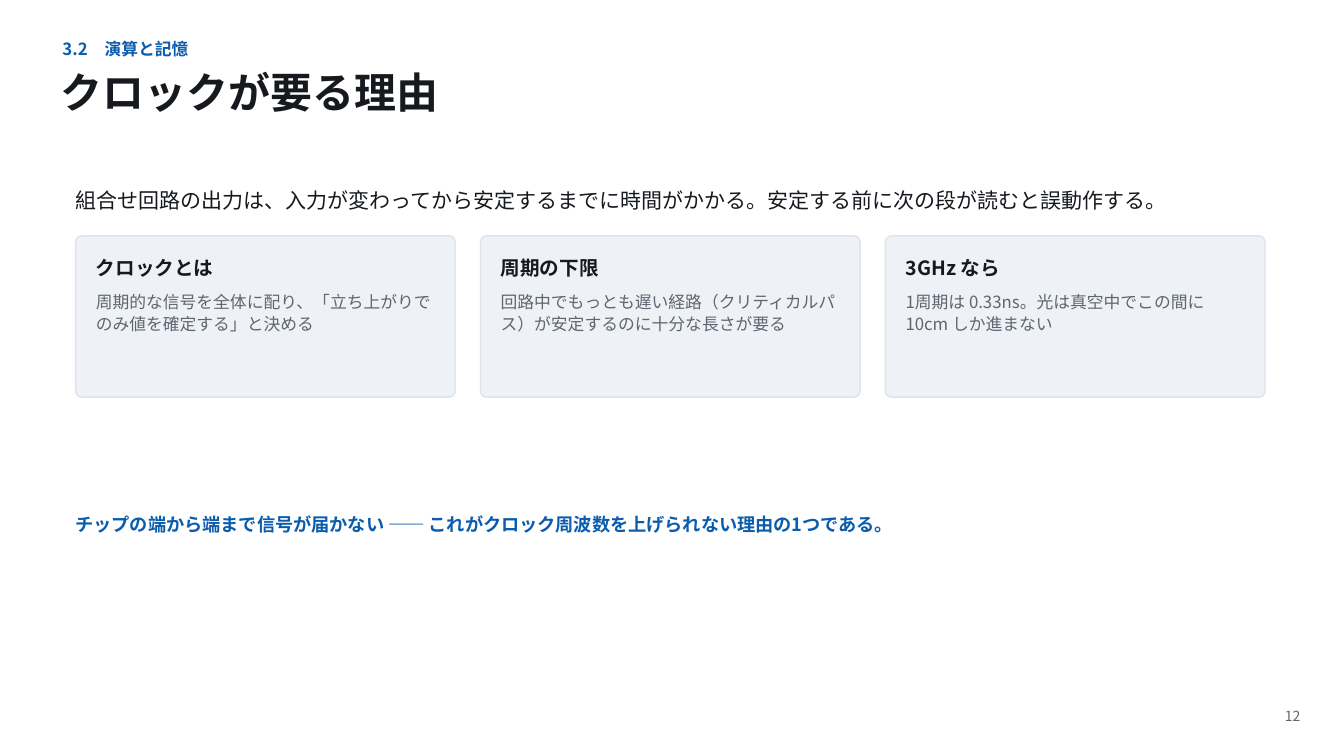
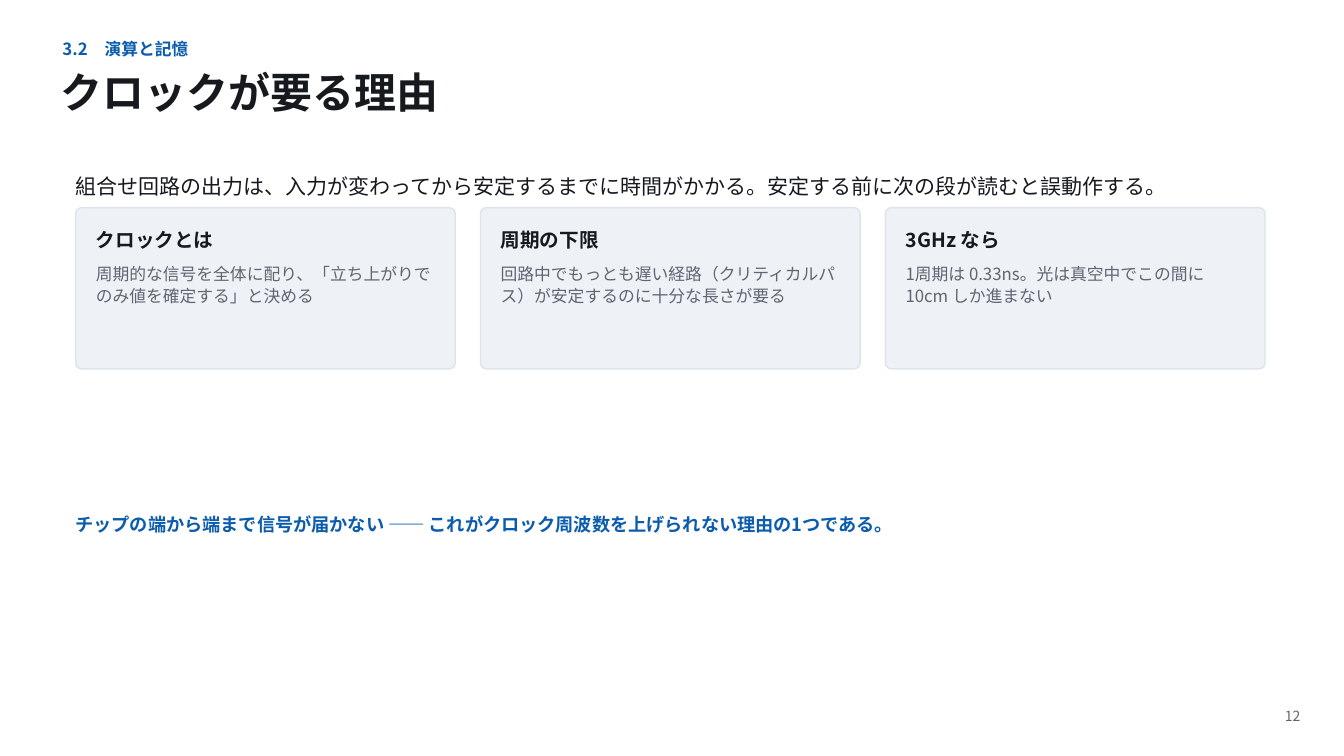
Before and after one commit to koide55/CompOutline, a slide deck: slide 12 of slides/第03回_論理回路からプロセッサへ.pptx. Drawn at 1344x756 pixels with LibreOffice and Linux fonts; fonts in the diff are those of the drawing. Boxes give left, top, right and bottom in pixels: in the first picture for what was removed or moved away, otherwise in the second. Text is boxed around its words. In the diff, an @@ line names an element or a change of style, - is before the commit and + after.

```diff
--- a/slides/第03回_論理回路からプロセッサへ.pptx
+++ b/slides/第03回_論理回路からプロセッサへ.pptx
@@ text "組合せ回路の出力は、入力が変わってから安定するまでに時間がかかる。安定する前に次の段が読むと誤動作する。": place and size @@
-text "組合せ回路の出力は、入力が変わってから安定するまでに時間がかかる。安定する前に次の段が読むと誤動作する。" at bbox=[76, 190, 1167, 210]
+text "組合せ回路の出力は、入力が変わってから安定するまでに時間がかかる。安定する前に次の段が読むと誤動作する。" at bbox=[76, 176, 1167, 196]
@@ 6 texts, 3 rounded rectangles: place and size @@
-6 texts, 3 rounded rectangles at bbox=[76, 236, 1265, 397]
+6 texts, 3 rounded rectangles at bbox=[76, 208, 1265, 369]
```
Also in this commit, not shown: 4 other slides changed, 23 other files.
